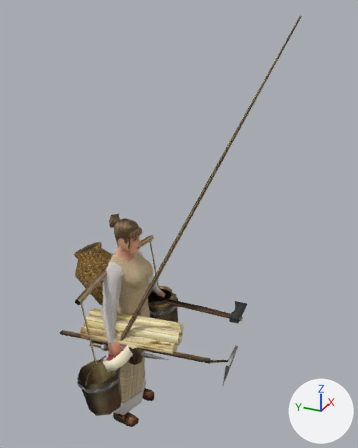
What one commit did to the glTF model apps/web/public/models/people/woman.glb.
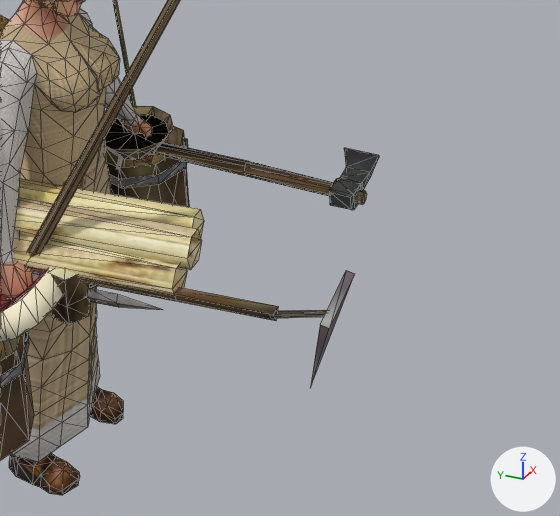
There are two pictures of each version: one whole from a 50 mm camera at (-2.8, -1.68, 3.21) aimed at (0.1, -0.37, 1.76), one close up on the part from 31% to 87% of the width and 55% to 97% of the height. Every picture has the same lights, and +X, +Y and +Z are marked at lower right. The last two pictures show the newer version. The close-ups show mesh edges as thin lines. Where no turn or scale is listed for an object, it has been applied to the vertices. Vertices at exactly the same position are counted once.

Names of what the first close-up shows: 'woman-mesh'.
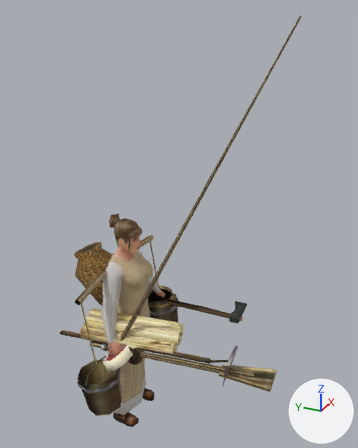
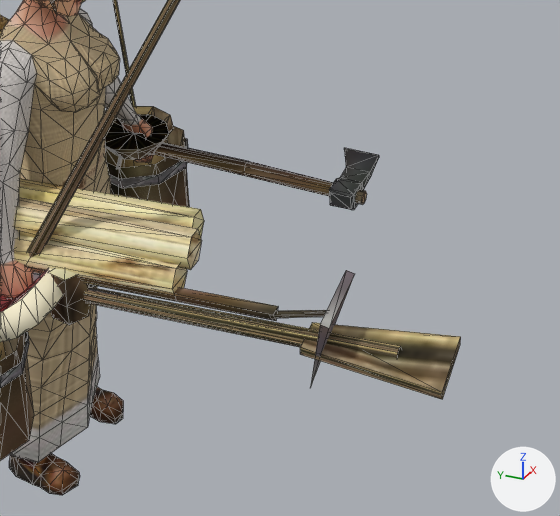
Where the change shows, as pixel boxes (x1, y1, x2, y2) in the close-ups (560 x 516 px):
'woman-mesh', reshaped
    before: (0, 0, 379, 495)
    after: (0, 0, 461, 495)
part 1 of me_woman, added (brown)
    after: (83, 287, 401, 358)
part 2 of me_woman, added (brown)
    after: (300, 323, 461, 399)

What the commit changed:
me_woman is used by ob_woman_mesh; location (0.0, 0.0, 0.0).
me_woman had 1173 vertices, 2025 faces and spanned x -0.67..0.67, y -1.16..0.46, z 0.0..3.14.
me_woman now has 1199 vertices, 2059 faces and spans x -0.67..0.67, y -1.22..0.46, z 0.0..3.14.
me_woman part 1: a new loose piece of 18 vertices spanning x -0.37..-0.27, y -1.09..0.03, z 0.87..0.99, in mat_woman_atlas (picture img_image_0).
Part 2, on me_woman:
8 vertices are added at x -0.4..-0.19, y -1.22..-0.86, z 0.94..0.99.
10 new faces join them.
